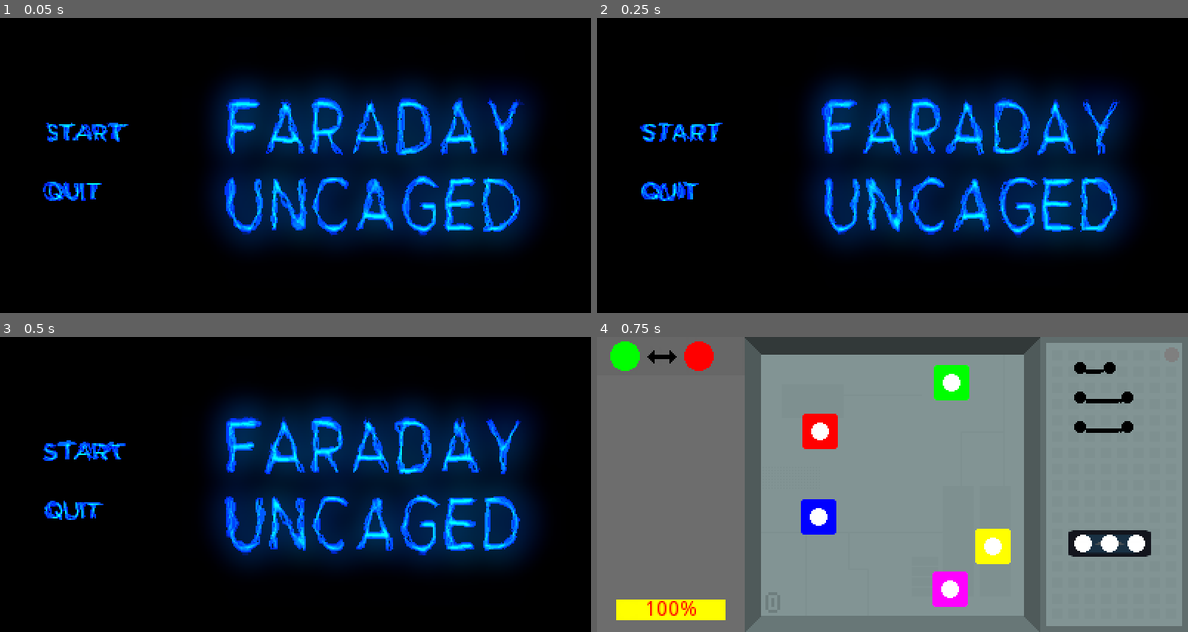
Above: before the commit, frames 1-4 (two rows, left to right).
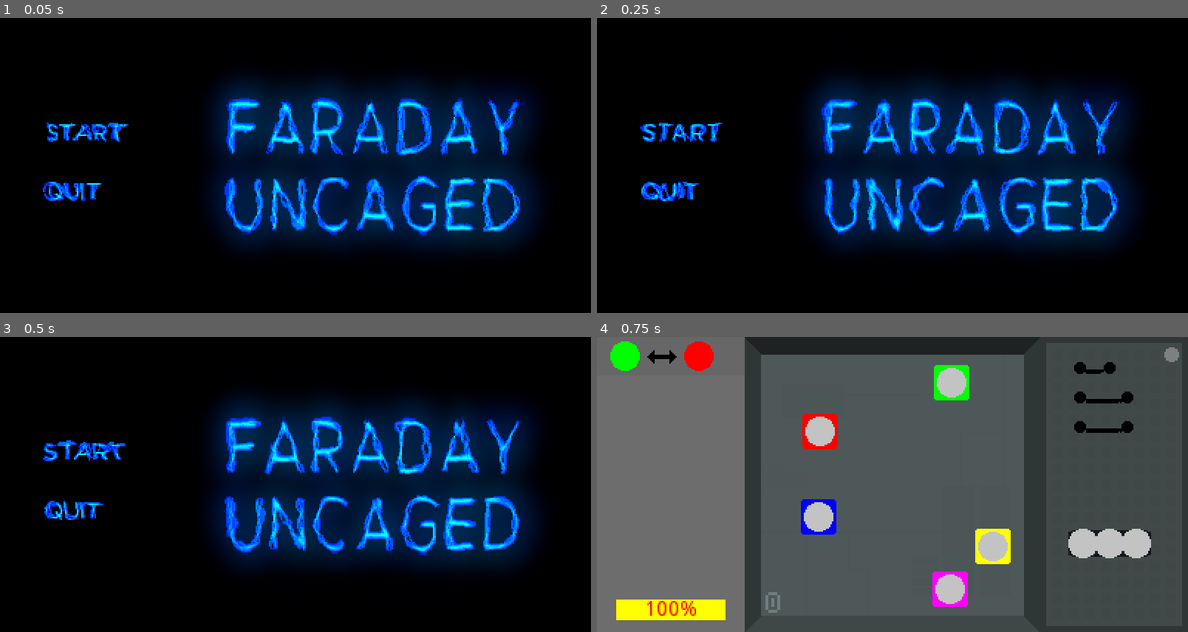
Above: after the commit, the same moments.

Repository: leogeier/faraday-uncaged
Game: Godot game, scene res://scenes/main/main.tscn
Same seed, same stepped clock (60 frames per second), same inputs: the game is played once before the commit and once after it. The engine's default icon, where the game draws it, is replaced by a stand-in: a white triangle on a blue panel in a dark square.
Inputs (mouse positions are in pixels of both pictures, inside the frame that each line leads up to):
- Up to frame 1 (0.05 s): no input
- Up to frame 2 (0.25 s): no input
- Up to frame 3 (0.5 s): no input
- Up to frame 4 (0.75 s): click (679, 452) at 0.5 s

Frames 1-3 are identical in both runs. In frame 4, 70% of the frame differs, in the area x 25-100%, y 0-100%.

Commit message:
death screen

Diff:
--- a/game/scenes/death_screen/death_screen.tscn
+++ b/game/scenes/death_screen/death_screen.tscn
@@ -1,6 +1,206 @@
-[gd_scene load_steps=2 format=2]
+[gd_scene load_steps=17 format=2]
 
 [ext_resource path="res://scenes/death_screen/death_screen.gd" type="Script" id=1]
+[ext_resource path="res://scenes/death_screen/skeleton.png" type="Texture" id=2]
+[ext_resource path="res://scenes/lightning_effect/lightning_viewport.tscn" type="PackedScene" id=3]
+[ext_resource path="res://scenes/lightning_effect/lightning_effect.tscn" type="PackedScene" id=4]
+[ext_resource path="res://font/Metropolis-Light.otf" type="DynamicFontData" id=5]
+[ext_resource path="res://scenes/death_screen/button_back.png" type="Texture" id=7]
+
+[sub_resource type="StyleBoxTexture" id=6]
+texture = ExtResource( 7 )
+region_rect = Rect2( 0, 0, 1028, 415 )
+modulate_color = Color( 1, 1, 1, 0.533333 )
+
+[sub_resource type="StyleBoxTexture" id=7]
+texture = ExtResource( 7 )
+region_rect = Rect2( 0, 0, 1028, 415 )
+
+[sub_resource type="StyleBoxEmpty" id=8]
+
+[sub_resource type="StyleBoxEmpty" id=9]
+
+[sub_resource type="StyleBoxEmpty" id=10]
+
+[sub_resource type="Shader" id=1]
+resource_local_to_scene = true
+code = "shader_type canvas_item;
+
+uniform sampler2D lightning_buffer;
+
+//	see https://gist.github.com/patriciogonzalezvivo/670c22f3966e662d2f83
+//
+vec4 permute(vec4 x){return mod(((x*34.0)+1.0)*x, 289.0);}
+vec4 taylorInvSqrt(vec4 r){return 1.79284291400159 - 0.85373472095314 * r;}
+vec4 fade(vec4 t) {return t*t*t*(t*(t*6.0-15.0)+10.0);}
+
+float cnoise(vec4 P){
+  vec4 Pi0 = floor(P); // Integer part for indexing
+  vec4 Pi1 = Pi0 + 1.0; // Integer part + 1
+  Pi0 = mod(Pi0, 289.0);
+  Pi1 = mod(Pi1, 289.0);
+  vec4 Pf0 = fract(P); // Fractional part for interpolation
+  vec4 Pf1 = Pf0 - 1.0; // Fractional part - 1.0
+  vec4 ix = vec4(Pi0.x, Pi1.x, Pi0.x, Pi1.x);
+  vec4 iy = vec4(Pi0.yy, Pi1.yy);
+  vec4 iz0 = vec4(Pi0.zzzz);
+  vec4 iz1 = vec4(Pi1.zzzz);
+  vec4 iw0 = vec4(Pi0.wwww);
+  vec4 iw1 = vec4(Pi1.wwww);
+
+  vec4 ixy = permute(permute(ix) + iy);
+  vec4 ixy0 = permute(ixy + iz0);
+  vec4 ixy1 = permute(ixy + iz1);
+  vec4 ixy00 = permute(ixy0 + iw0);
+  vec4 ixy01 = permute(ixy0 + iw1);
+  vec4 ixy10 = permute(ixy1 + iw0);
+  vec4 ixy11 = permute(ixy1 + iw1);
+
+  vec4 gx00 = ixy00 / 7.0;
+  vec4 gy00 = floor(gx00) / 7.0;
+  vec4 gz00 = floor(gy00) / 6.0;
+  gx00 = fract(gx00) - 0.5;
+  gy00 = fract(gy00) - 0.5;
+  gz00 = fract(gz00) - 0.5;
+  vec4 gw00 = vec4(0.75) - abs(gx00) - abs(gy00) - abs(gz00);
+  vec4 sw00 = step(gw00, vec4(0.0));
+  gx00 -= sw00 * (step(0.0, gx00) - 0.5);
+  gy00 -= sw00 * (step(0.0, gy00) - 0.5);
+
+  vec4 gx01 = ixy01 / 7.0;
+  vec4 gy01 = floor(gx01) / 7.0;
+  vec4 gz01 = floor(gy01) / 6.0;
+  gx01 = fract(gx01) - 0.5;
+  gy01 = fract(gy01) - 0.5;
+  gz01 = fract(gz01) - 0.5;
+  vec4 gw01 = vec4(0.75) - abs(gx01) - abs(gy01) - abs(gz01);
+  vec4 sw01 = step(gw01, vec4(0.0));
+  gx01 -= sw01 * (step(0.0, gx01) - 0.5);
+  gy01 -= sw01 * (step(0.0, gy01) - 0.5);
+
+  vec4 gx10 = ixy10 / 7.0;
+  vec4 gy10 = floor(gx10) / 7.0;
+  vec4 gz10 = floor(gy10) / 6.0;
+  gx10 = fract(gx10) - 0.5;
+  gy10 = fract(gy10) - 0.5;
+  gz10 = fract(gz10) - 0.5;
+  vec4 gw10 = vec4(0.75) - abs(gx10) - abs(gy10) - abs(gz10);
+  vec4 sw10 = step(gw10, vec4(0.0));
+  gx10 -= sw10 * (step(0.0, gx10) - 0.5);
+  gy10 -= sw10 * (step(0.0, gy10) - 0.5);
+
+  vec4 gx11 = ixy11 / 7.0;
+  vec4 gy11 = floor(gx11) / 7.0;
+  vec4 gz11 = floor(gy11) / 6.0;
+  gx11 = fract(gx11) - 0.5;
+  gy11 = fract(gy11) - 0.5;
+  gz11 = fract(gz11) - 0.5;
+  vec4 gw11 = vec4(0.75) - abs(gx11) - abs(gy11) - abs(gz11);
+  vec4 sw11 = step(gw11, vec4(0.0));
+  gx11 -= sw11 * (step(0.0, gx11) - 0.5);
+  gy11 -= sw11 * (step(0.0, gy11) - 0.5);
+
+  vec4 g0000 = vec4(gx00.x,gy00.x,gz00.x,gw00.x);
+  vec4 g1000 = vec4(gx00.y,gy00.y,gz00.y,gw00.y);
+  vec4 g0100 = vec4(gx00.z,gy00.z,gz00.z,gw00.z);
+  vec4 g1100 = vec4(gx00.w,gy00.w,gz00.w,gw00.w);
+  vec4 g0010 = vec4(gx10.x,gy10.x,gz10.x,gw10.x);
+  vec4 g1010 = vec4(gx10.y,gy10.y,gz10.y,gw10.y);
+  vec4 g0110 = vec4(gx10.z,gy10.z,gz10.z,gw10.z);
+  vec4 g1110 = vec4(gx10.w,gy10.w,gz10.w,gw10.w);
+  vec4 g0001 = vec4(gx01.x,gy01.x,gz01.x,gw01.x);
+  vec4 g1001 = vec4(gx01.y,gy01.y,gz01.y,gw01.y);
+  vec4 g0101 = vec4(gx01.z,gy01.z,gz01.z,gw01.z);
+  vec4 g1101 = vec4(gx01.w,gy01.w,gz01.w,gw01.w);
+  vec4 g0011 = vec4(gx11.x,gy11.x,gz11.x,gw11.x);
+  vec4 g1011 = vec4(gx11.y,gy11.y,gz11.y,gw11.y);
+  vec4 g0111 = vec4(gx11.z,gy11.z,gz11.z,gw11.z);
+  vec4 g1111 = vec4(gx11.w,gy11.w,gz11.w,gw11.w);
+
+  vec4 norm00 = taylorInvSqrt(vec4(dot(g0000, g0000), dot(g0100, g0100), dot(g1000, g1000), dot(g1100, g1100)));
+  g0000 *= norm00.x;
+  g0100 *= norm00.y;
+  g1000 *= norm00.z;
+  g1100 *= norm00.w;
+
+  vec4 norm01 = taylorInvSqrt(vec4(dot(g0001, g0001), dot(g0101, g0101), dot(g1001, g1001), dot(g1101, g1101)));
+  g0001 *= norm01.x;
+  g0101 *= norm01.y;
+  g1001 *= norm01.z;
+  g1101 *= norm01.w;
+
+  vec4 norm10 = taylorInvSqrt(vec4(dot(g0010, g0010), dot(g0110, g0110), dot(g1010, g1010), dot(g1110, g1110)));
+  g0010 *= norm10.x;
+  g0110 *= norm10.y;
+  g1010 *= norm10.z;
+  g1110 *= norm10.w;
+
+  vec4 norm11 = taylorInvSqrt(vec4(dot(g0011, g0011), dot(g0111, g0111), dot(g1011, g1011), dot(g1111, g1111)));
+  g0011 *= norm11.x;
+  g0111 *= norm11.y;
+  g1011 *= norm11.z;
+  g1111 *= norm11.w;
+
+  float n0000 = dot(g0000, Pf0);
+  float n1000 = dot(g1000, vec4(Pf1.x, Pf0.yzw));
+  float n0100 = dot(g0100, vec4(Pf0.x, Pf1.y, Pf0.zw));
+  float n1100 = dot(g1100, vec4(Pf1.xy, Pf0.zw));
+  float n0010 = dot(g0010, vec4(Pf0.xy, Pf1.z, Pf0.w));
+  float n1010 = dot(g1010, vec4(Pf1.x, Pf0.y, Pf1.z, Pf0.w));
+  float n0110 = dot(g0110, vec4(Pf0.x, Pf1.yz, Pf0.w));
+  float n1110 = dot(g1110, vec4(Pf1.xyz, Pf0.w));
+  float n0001 = dot(g0001, vec4(Pf0.xyz, Pf1.w));
+  float n1001 = dot(g1001, vec4(Pf1.x, Pf0.yz, Pf1.w));
+  float n0101 = dot(g0101, vec4(Pf0.x, Pf1.y, Pf0.z, Pf1.w));
+  float n1101 = dot(g1101, vec4(Pf1.xy, Pf0.z, Pf1.w));
+  float n0011 = dot(g0011, vec4(Pf0.xy, Pf1.zw));
+  float n1011 = dot(g1011, vec4(Pf1.x, Pf0.y, Pf1.zw));
+  float n0111 = dot(g0111, vec4(Pf0.x, Pf1.yzw));
+  float n1111 = dot(g1111, Pf1);
+
+  vec4 fade_xyzw = fade(Pf0);
+  vec4 n_0w = mix(vec4(n0000, n1000, n0100, n1100), vec4(n0001, n1001, n0101, n1101), fade_xyzw.w);
+  vec4 n_1w = mix(vec4(n0010, n1010, n0110, n1110), vec4(n0011, n1011, n0111, n1111), fade_xyzw.w);
+  vec4 n_zw = mix(n_0w, n_1w, fade_xyzw.z);
+  vec2 n_yzw = mix(n_zw.xy, n_zw.zw, fade_xyzw.y);
+  float n_xyzw = mix(n_yzw.x, n_yzw.y, fade_xyzw.x);
+  return 2.2 * n_xyzw;
+}
+
+vec2 vec_noise_3d(vec4 p) {
+	return vec2(
+		cnoise(p.xyzw),
+		cnoise(p.yxzw + vec4(10, 5, 0, 0))
+	);
+}
+
+void fragment() {
+	COLOR = texture(SCREEN_TEXTURE, SCREEN_UV);
+
+	const vec4 lightning_color = vec4(0.0, 0.1, 1.0, 1.0);
+
+	for (int i = 0; i < 3; i++) {
+		float aspect = SCREEN_PIXEL_SIZE.x / SCREEN_PIXEL_SIZE.y;
+		vec2 noise = vec_noise_3d(vec4(vec2(30) * UV * vec2(1.0, aspect), TIME * 20.0, float(i)));
+		COLOR += lightning_color * texture(lightning_buffer, UV + 0.02 * noise);
+	}
+}"
+
+[sub_resource type="ViewportTexture" id=2]
+viewport_path = NodePath("LightningViewport")
+
+[sub_resource type="ShaderMaterial" id=3]
+resource_local_to_scene = true
+shader = SubResource( 1 )
+shader_param/lightning_buffer = SubResource( 2 )
+
+[sub_resource type="DynamicFont" id=4]
+size = 30
+font_data = ExtResource( 5 )
+
+[sub_resource type="DynamicFont" id=5]
+size = 20
+font_data = ExtResource( 5 )
 
 [node name="DeathScreen" type="Node2D"]
 script = ExtResource( 1 )
@@ -10,18 +210,53 @@
 margin_bottom = 200.0
 color = Color( 0, 0, 0.00784314, 1 )
 
-[node name="Label" type="Label" parent="."]
-margin_left = 157.0
-margin_top = 83.0
-margin_right = 239.0
-margin_bottom = 102.0
-text = "You are dead"
-
 [node name="Button" type="Button" parent="."]
-margin_left = 167.0
-margin_top = 126.0
-margin_right = 228.0
-margin_bottom = 146.0
-text = "OK"
+margin_left = 34.0
+margin_top = 141.0
+margin_right = 121.0
+margin_bottom = 177.0
+custom_styles/hover = SubResource( 6 )
+custom_styles/pressed = SubResource( 7 )
+custom_styles/focus = SubResource( 8 )
+custom_styles/disabled = SubResource( 9 )
+custom_styles/normal = SubResource( 10 )
+
+[node name="LightningEffect" parent="." instance=ExtResource( 4 )]
+material = SubResource( 3 )
+mouse_filter = 2
+
+[node name="LightningViewport" parent="." instance=ExtResource( 3 )]
+
+[node name="ColorRect" type="ColorRect" parent="LightningViewport"]
+margin_right = 200.0
+margin_bottom = 100.0
+color = Color( 0, 0, 0, 1 )
+
+[node name="Skeleton" type="Sprite" parent="LightningViewport"]
+position = Vector2( 200, 120 )
+scale = Vector2( 0.07, 0.07 )
+texture = ExtResource( 2 )
+
+[node name="Label" type="Label" parent="LightningViewport"]
+margin_left = 60.0
+margin_top = 20.0
+margin_right = 335.0
+margin_bottom = 51.0
+custom_fonts/font = SubResource( 4 )
+text = "YOU GOT ZAPPED"
+
+[node name="BackLabel" type="Label" parent="LightningViewport"]
+margin_left = 50.0
+margin_top = 150.0
+margin_right = 325.0
+margin_bottom = 181.0
+custom_fonts/font = SubResource( 5 )
+text = "BACK"
+
+[node name="Skeleton2" type="Sprite" parent="."]
+modulate = Color( 0, 0, 0, 1 )
+position = Vector2( 200, 120 )
+scale = Vector2( 0.07, 0.07 )
+texture = ExtResource( 2 )
 
 [connection signal="pressed" from="Button" to="." method="_on_accept"]
--- a/game/scenes/fuse_box/fuse_box.tscn
+++ b/game/scenes/fuse_box/fuse_box.tscn
@@ -14,7 +14,7 @@
 state_0_sprite = ExtResource( 4 )
 
 [node name="Background" type="Sprite" parent="."]
-modulate = Color( 0.513726, 0.584314, 0.584314, 1 )
+modulate = Color( 0.309804, 0.34902, 0.34902, 1 )
 position = Vector2( 100, 100 )
 texture = ExtResource( 3 )
 
--- a/game/scenes/port/port.gd
+++ b/game/scenes/port/port.gd
@@ -7,20 +7,24 @@
 signal start_dragging
 signal stopped_dragging
 
+export(Color) var normal_col
+export(Color) var hover_col
+export(Color) var connected_col
+
 func hover_with_plug(_plug):
-	modulate = Color.green
+	modulate = hover_col
 
 func unhover_with_plug(_plug):
-	modulate = Color.white
+	modulate = normal_col
 
 func insert_plug(plug):
-	modulate = Color.blue
+	modulate = connected_col
 	$RemoteTransform2D.remote_path = plug.get_path()
 	current_plug = plug
 	$PlugInsert.play()
 
 func remove_plug(_plug):
-	modulate = Color.green
+	modulate = hover_col
 	$RemoteTransform2D.remote_path = ""
 	current_plug = null
 	$PlugInsert.play()
--- a/game/scenes/port/port.tscn
+++ b/game/scenes/port/port.tscn
@@ -12,10 +12,13 @@
 audio_stream = ExtResource( 4 )
 
 [node name="Port" type="Node2D"]
+modulate = Color( 0.768627, 0.768627, 0.768627, 1 )
 script = ExtResource( 2 )
+normal_col = Color( 0.768627, 0.768627, 0.768627, 1 )
+hover_col = Color( 0.662745, 0.25098, 0, 1 )
+connected_col = Color( 0.117647, 0.117647, 0.117647, 1 )
 
 [node name="Sprite" type="Sprite" parent="."]
-scale = Vector2( 0.6, 0.6 )
 texture = ExtResource( 1 )
 
 [node name="Area2D" type="Area2D" parent="." groups=["port"]]
--- a/game/scenes/tool_box/tool_box.tscn
+++ b/game/scenes/tool_box/tool_box.tscn
@@ -10,7 +10,7 @@
 script = ExtResource( 1 )
 
 [node name="Background" type="Sprite" parent="."]
-modulate = Color( 0.513726, 0.584314, 0.584314, 1 )
+modulate = Color( 0.258824, 0.290196, 0.290196, 1 )
 position = Vector2( 50, 100 )
 texture = ExtResource( 2 )
 
Binary file added: game/scenes/cable/plug_outline.png
Not shown, added: game/scenes/cable/plug_outline.png.import
Binary file added: game/scenes/death_screen/button_back.png
Not shown, added: game/scenes/death_screen/button_back.png.import
Binary file added: game/scenes/death_screen/skeleton.png
Not shown, added: game/scenes/death_screen/skeleton.png.import
Not shown, added: assets/button_back.png
Not shown, added: assets/skeleton.png
Not shown, added: assets/skeleton.xcf
